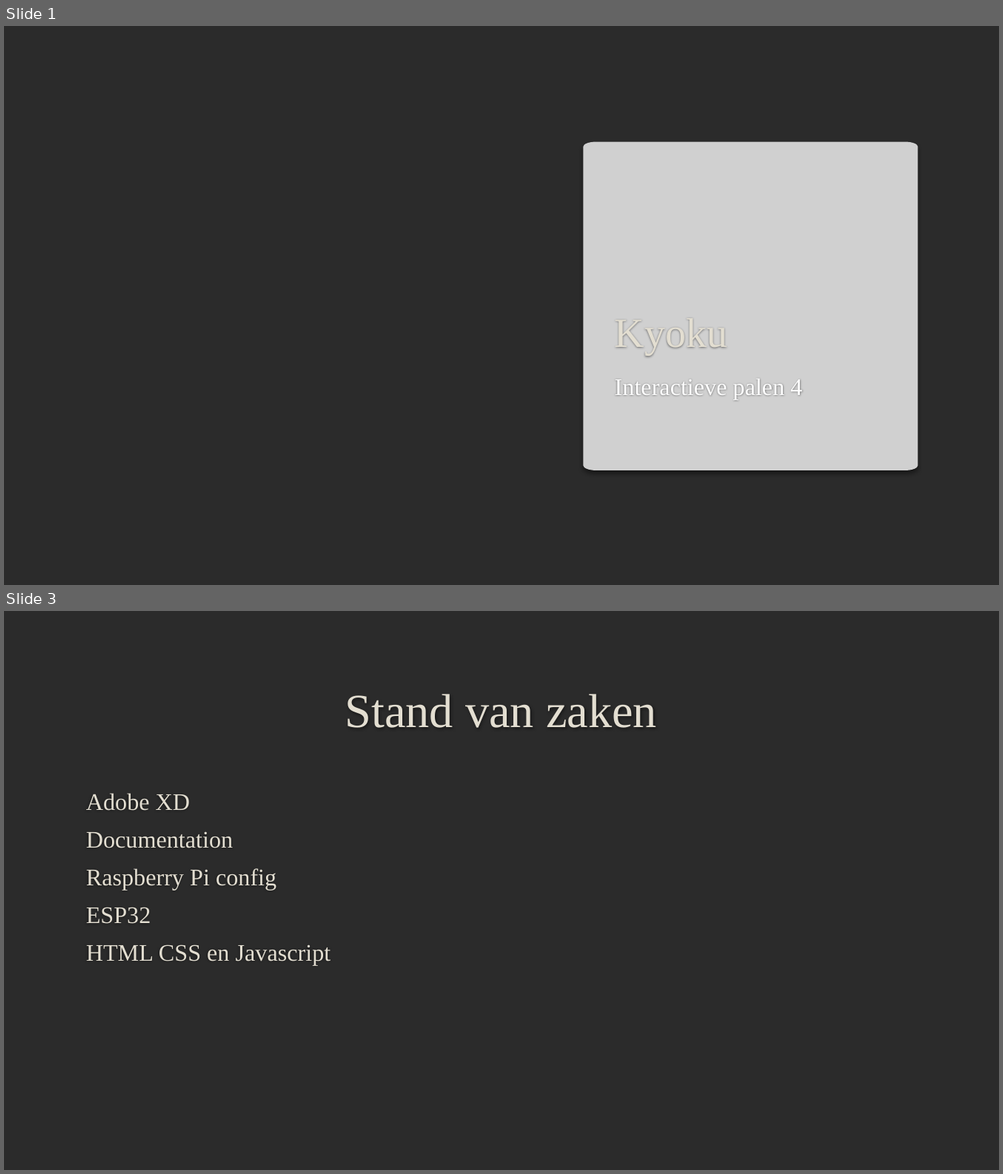
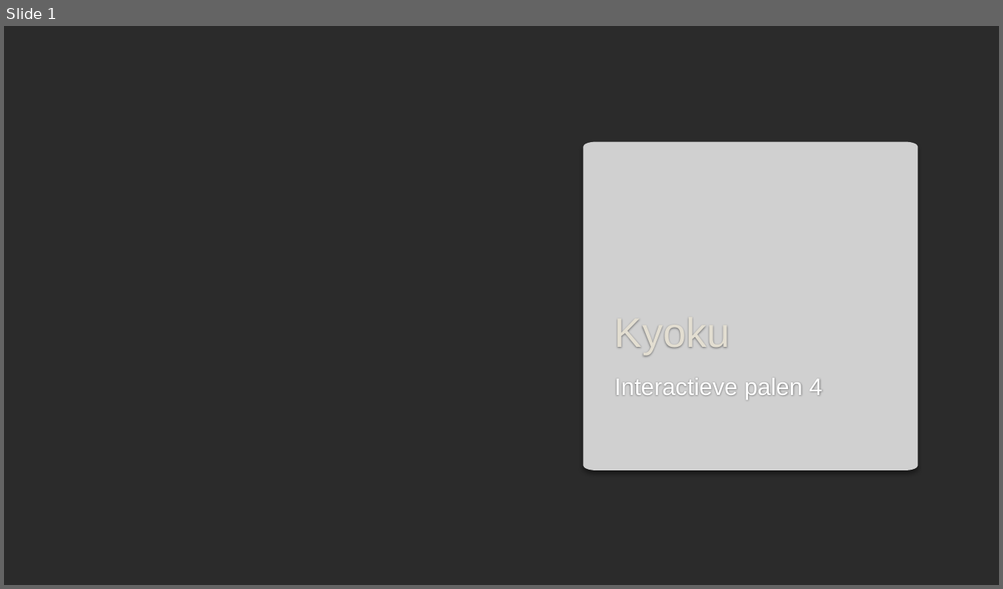
Before and after one commit to MessiaenTibo/Team-Project, a slide deck: Presentatie/Kyoku.pptx. Shown one above the other, each under a label of ours: slides 1 and 3 before the commit, slide 1 after it; the slides between them are not shown. The pictures are 1003x1174 and 1003x589 pixels, drawn with LibreOffice and Linux fonts; fonts in the diff are those of the drawing; grey boxes stand for pictures; background and template pictures are left out; a plain dark background stands for a picture behind light text. Boxes give left, top, right and bottom in pixels: in the first picture for what was removed or moved away, otherwise in the second. Text is boxed around its words. In the diff, an @@ line names an element or a change of style, - is before the commit and + after.

```diff
--- a/Presentatie/Kyoku.pptx
+++ b/Presentatie/Kyoku.pptx
@@ slide 3 removed at [4,611,999,1170], background picture (left out) @@
@@ title removed at [345,694,657,728] @@
-Stand van zaken
@@ text removed at [86,793,331,966] @@
-Adobe XD
-Documentation
-Raspberry Pi config
-ESP32
-HTML CSS en Javascript
@@ slide 1 changed as well @@
@@ title "Kyoku" at [614,321,729,354]: font Times New Roman to Arial @@
@@ subtitle "Interactieve palen 4" at [614,378,822,400]: font Times New Roman to Arial @@
```
Also in this commit, not shown: 2 other slides changed, 3 slides added, 5 other slides removed, 36 other files.
